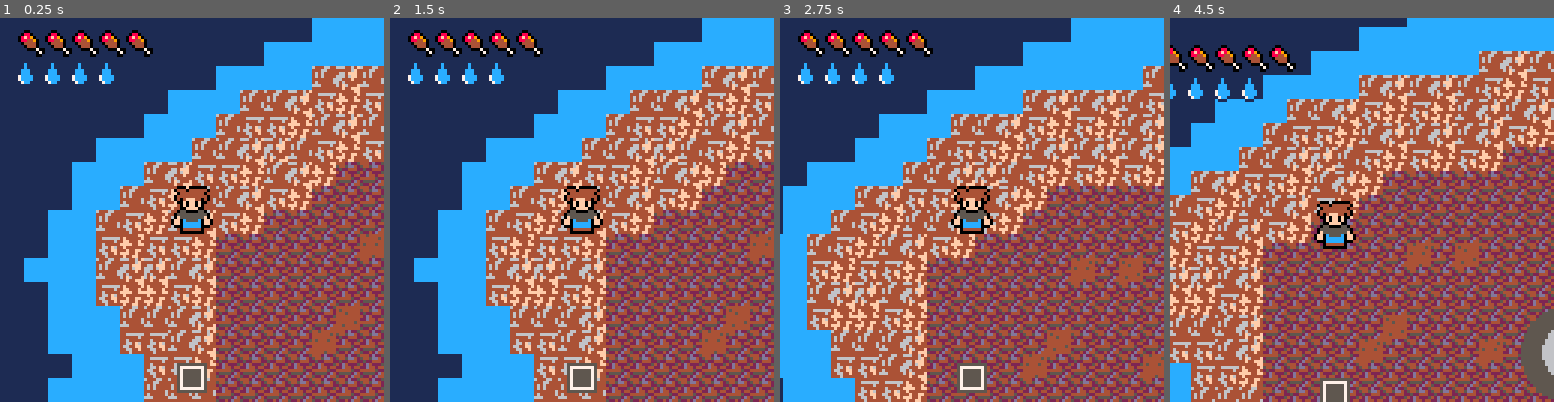
Above: before the commit, frames 1-4 (left to right).
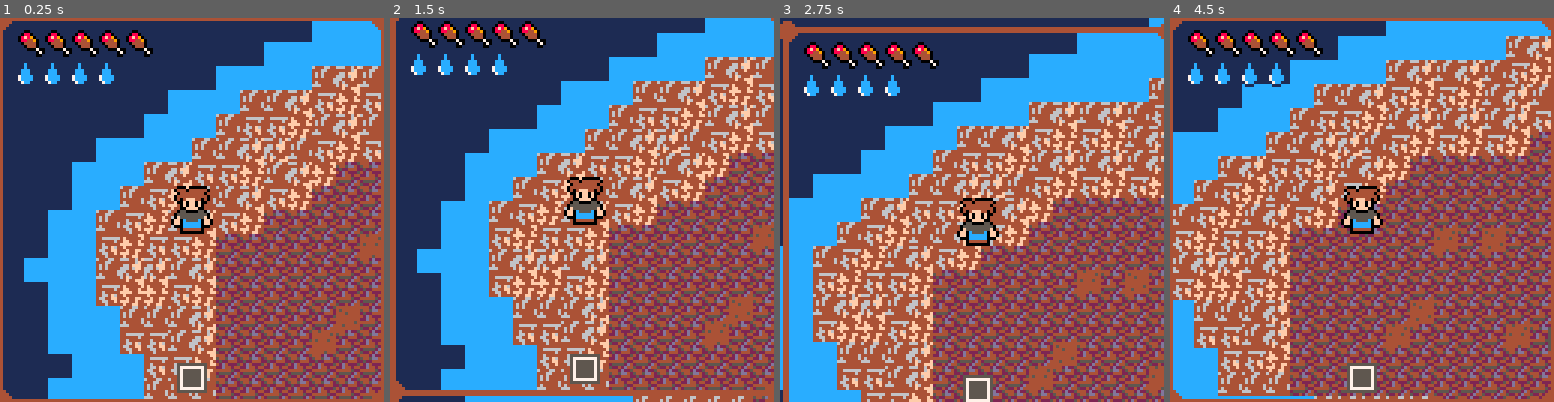
Above: after the commit, the same moments.

Repository: lucaslng/jamhacks-climatastrophe
Game: PICO-8 cartridge climate-collapse.p8
The game is run twice, just before and just after one commit, with the same random seed, the same clock (stepped at 60 frames per second) and the same inputs.
Inputs:
- Up to frame 1 (0.25 s): no input
- Up to frame 2 (1.5 s): tap O (Z key) at 0.7 s
- Up to frame 3 (2.75 s): hold Right 1.6-2.1 s; tap O (Z key) at 1.7, 2.1, 2.5 s; hold Up 2.15-2.42 s; hold Right from 2.47 s (still down)
- Up to frame 4 (4.5 s): tap O (Z key) every 0.4 s from 2.9 to 4.1 s; release Right at 3.03 s; hold Left 3.08-3.58 s; hold Down 3.63-3.97 s; hold Right from 4.02 s (still down)

The runs differ from the first frame. In frame 1, 2.6% of the frame differs, in the area x 0-100%, y 0-100%; in frame 2, 38%; in frame 3, 49%; in frame 4, 58%.

Commit message:
screen border

Diff:
--- a/climate-collapse.p8
+++ b/climate-collapse.p8
@@ -239,7 +239,7 @@
 	foreach(tsunamies, function(t) t.x += t.v t.lifetime -= 1 if mget(flr(t.x / 8), flr(t.y / 8)) != 8 then t.lifetime -= 2 end if t.x < Player.x and Player.x < t.x + 16 and t.y < Player.y and Player.y < t.y + t.height then die("You died to a tsunami!") end end)
 	if tsunamies[1] != nil and tsunamies[1].lifetime <= 0 then deli(tsunamies, 1) end
 
-	if rnd(300) <= 1 then shake = 1 end
+	if rnd(360) <= 1 then shake = 0.8 end
 
 end
 
@@ -305,6 +305,13 @@
 	-- print("" .. Player.x .. " " .. Player.y .. "", 3, 20, white)
 
 	draw_hotbar()
+
+	rect(-1, -1, 128, 128, brown)
+	rect(0, 0, 127, 127, brown)
+	circfill(0, 0, 3, brown)
+	circfill(0, 127, 3, brown)
+	circfill(127, 127, 3, brown)
+	circfill(127, 0, 3, brown)
 end
 
 function draw_hotbar()
